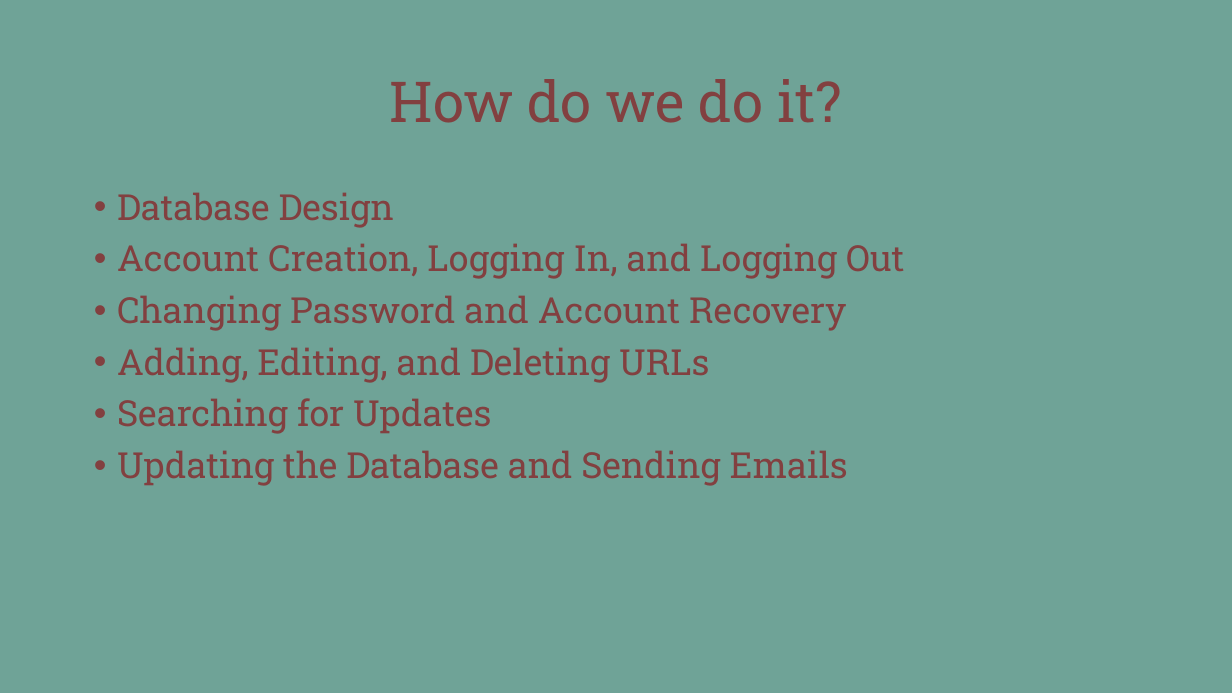
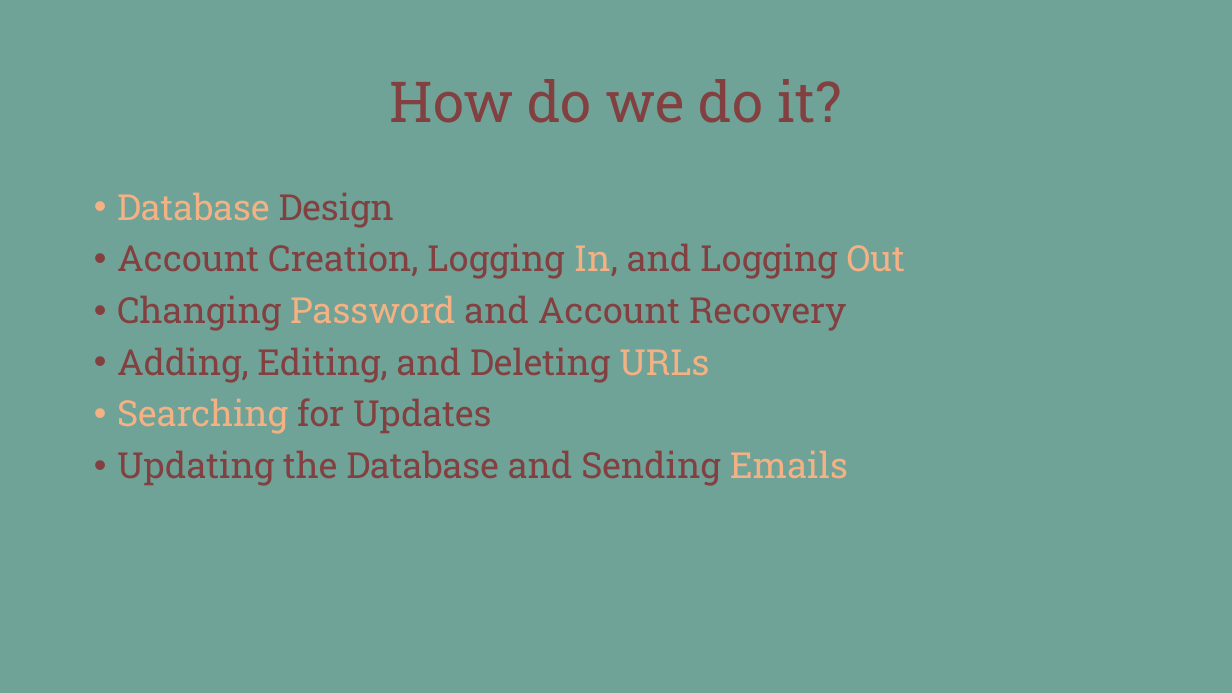
Before and after one commit to Su-Tangnu/NotifyMe, a slide deck: slide 3 of NotifyMe.pptx. Drawn at 1232x693 pixels with LibreOffice and Linux fonts; fonts in the diff are those of the drawing. Boxes give left, top, right and bottom in pixels: in the first picture for what was removed or moved away, otherwise in the second. Text is boxed around its words. In the diff, an @@ line names an element or a change of style, - is before the commit and + after.

```diff
--- a/NotifyMe.pptx
+++ b/NotifyMe.pptx
@@ text "Database Design" at [117, 192, 905, 486]: text colour #824040 to #F4B183 in "Database", "In, Out", "Password", "URLs" and 2 more places @@
```
Also in this commit, not shown: 9 other slides changed, 2 slides added, 1 slide removed.
